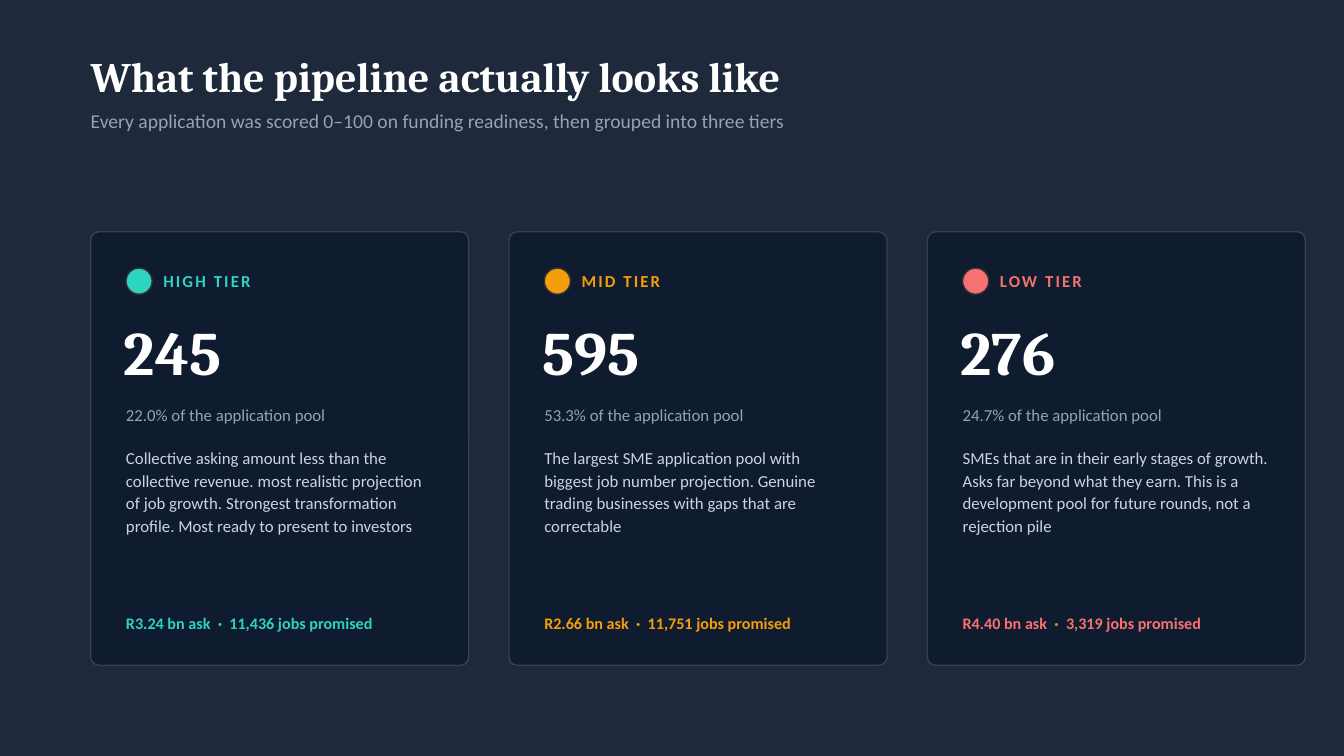
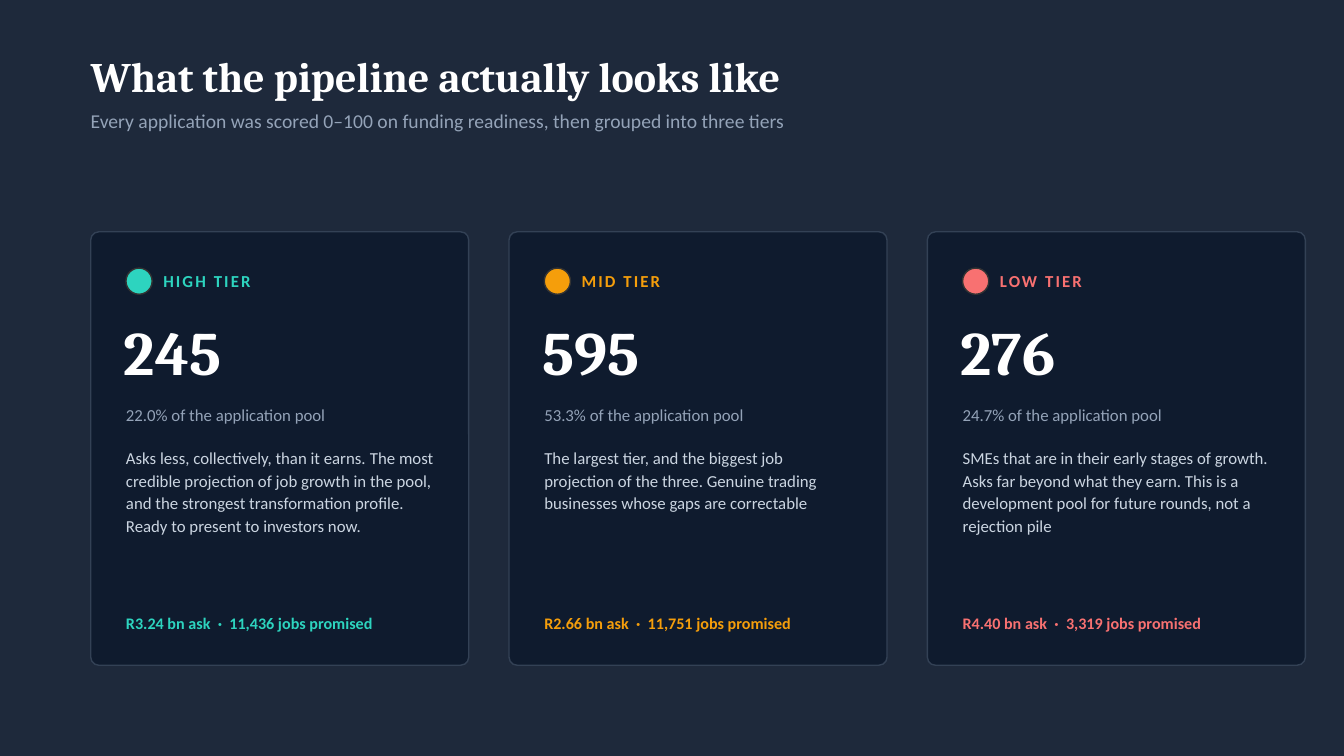
Before and after one commit to MainDevWork/SME_Capital_Funding_Optimization, a slide deck: slide 2 of Documents/Reports/Insights_&_Actionable_Decisions.pptx. Drawn at 1344x756 pixels with LibreOffice and Linux fonts; fonts in the diff are those of the drawing. Boxes give left, top, right and bottom in pixels: in the first picture for what was removed or moved away, otherwise in the second. Text is boxed around its words. In the diff, an @@ line names an element or a change of style, - is before the commit and + after.

```diff
--- a/Documents/Reports/Insights_&_Actionable_Decisions.pptx
+++ b/Documents/Reports/Insights_&_Actionable_Decisions.pptx
@@ text at (126, 452, 433, 535): text changed @@
-Collective asking amount less than the collective revenue. most realistic projection of job growth. Strongest transformation profile. Most ready to present to investors
+Asks less, collectively, than it earns. The most credible projection of job growth in the pool, and the strongest transformation profile. Ready to present to investors now.
@@ text at (544, 452, 817, 512): text changed @@
-The largest SME application pool with biggest job number projection. Genuine trading businesses with gaps that are correctable
+The largest tier, and the biggest job projection of the three. Genuine trading businesses whose gaps are correctable
```
Also in this commit, not shown: 8 other slides changed, 2 other files.
